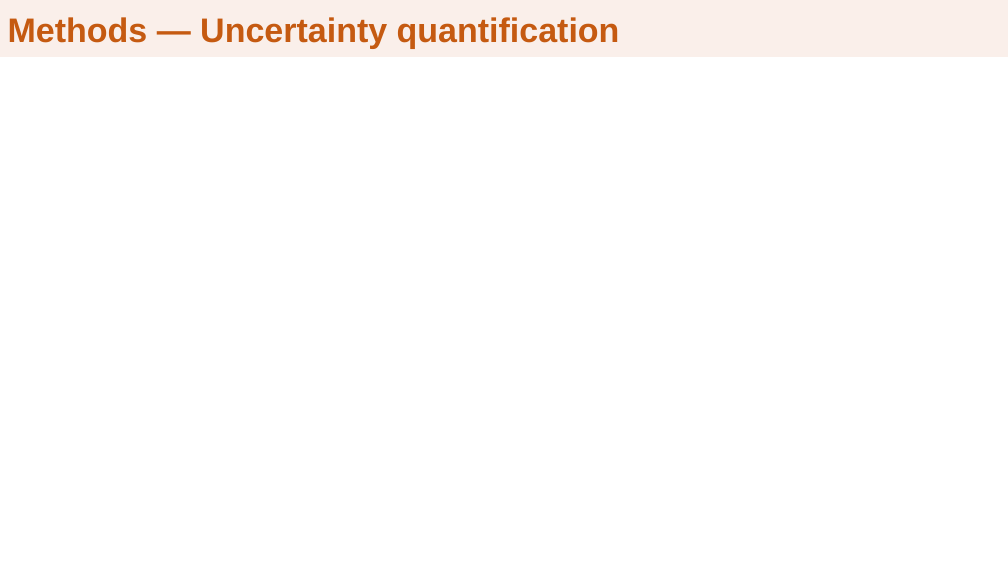
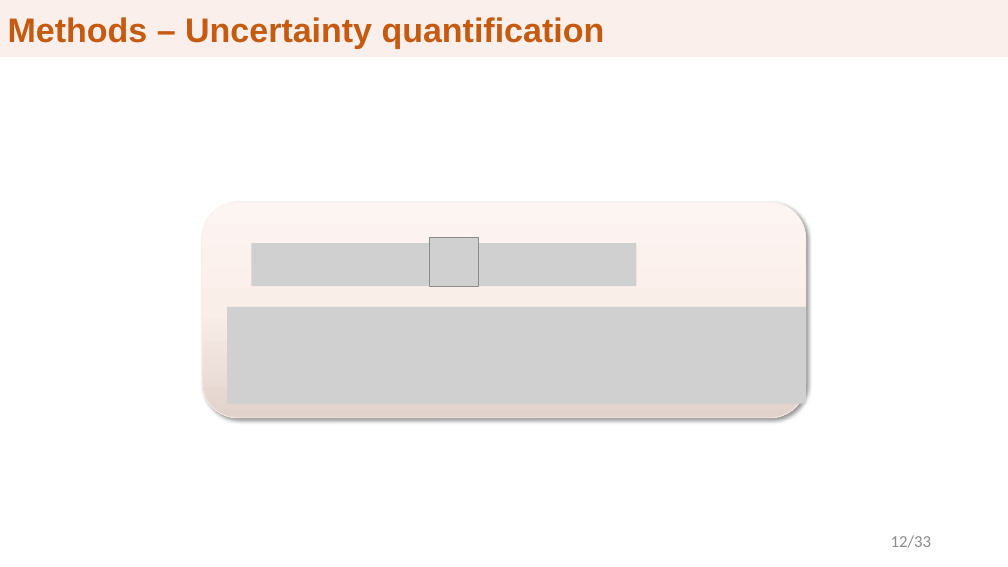
Before and after one commit to clemekay/preliminary-exam, a slide deck: slide 15 of Prelim_presentation.pptx (slide 6 before the commit). Drawn at 1008x567 pixels with LibreOffice and Linux fonts; fonts in the diff are those of the drawing; grey boxes stand for pictures; background and template pictures are left out. Boxes give left, top, right and bottom in pixels: in the first picture for what was removed or moved away, otherwise in the second. Text is boxed around its words. In the diff, an @@ line names an element or a change of style, - is before the commit and + after.

```diff
--- a/Prelim_presentation.pptx
+++ b/Prelim_presentation.pptx
@@ title "Methods – Uncertainty quantification": place and size @@
-title "Methods – Uncertainty quantification" at (0,0,875,56)
+title "Methods – Uncertainty quantification" at (0,0,1008,56)
@@ title at (8,17,605,49): text changed @@
-Methods — Uncertainty quantification
+Methods – Uncertainty quantification
@@ rounded rectangle added at (202,203,806,418), fill gradient #FCF6F2 to #FBEFE9 to #E1D3CD, outline #FAEFEA 0.5 pt @@
@@ picture added at (430,237,478,286) @@
@@ picture added at (251,243,636,287) @@
@@ picture added at (228,307,806,404) @@
@@ text added at (891,535,931,548), 16 pt, text #8C8C8C @@
+12/33
```
Also in this commit, not shown: 7 other slides changed, 42 slides added, 6 slides removed, 1 other file.
